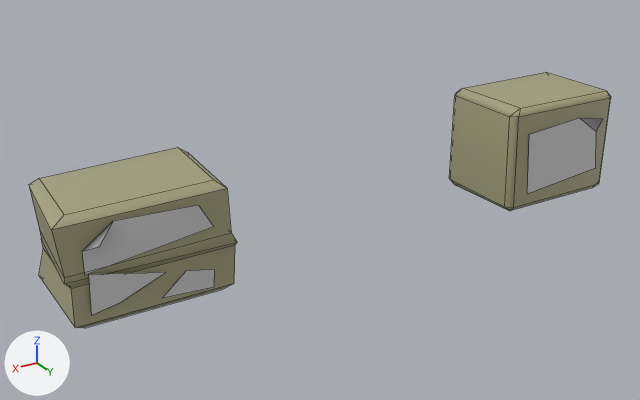
The FBX model Assets/Art/Models/Items/Functional/Containers/Object/CardboardBoxes.fbx, before and after one commit.
The view is the same before and after, from a 50 mm lens placed at (1.476, 1.482, 0.834), pointed at (0.585, -0.004, 0.091). Every picture has the same lights, and +X, +Y and +Z are marked at lower left. Mesh edges are drawn as thin lines. Where no turn or scale is listed for an object, it has been applied to the vertices. Vertices at the same position are counted once.

Script lines for the objects in view, before the commit:
```python
mat_palette05 = principled_material('Palette05')
mat_palette05.texture = img_palette05_png  # with its transparency
me_mesh = bpy.data.meshes.new('Mesh')
me_mesh.from_pydata(...)  # 30 vertices, 28 faces; spans x -0.156..0.158, y -0.111..0.128, z -0.002..0.249
me_mesh.materials.append(mat_palette05)  # picture img_palette05_png
me_mesh_001 = bpy.data.meshes.new('Mesh.001')
me_mesh_001.from_pydata(...)  # 42 vertices, 30 faces; spans x -0.17..0.17, y -0.119..0.172, z -0.002..0.238
me_mesh_001.materials.append(mat_palette05)  # picture img_palette05_png
ob_cardboard_box = bpy.data.objects.new('Cardboard_Box', me_mesh)
ob_cardboard_box.location = (0.0, 0.0, 0.0)
ob_cardboard_box_damaged = bpy.data.objects.new('Cardboard_Box_Damaged', me_mesh_001)
ob_cardboard_box_damaged.location = (1.0, 0.0, 0.0)
```
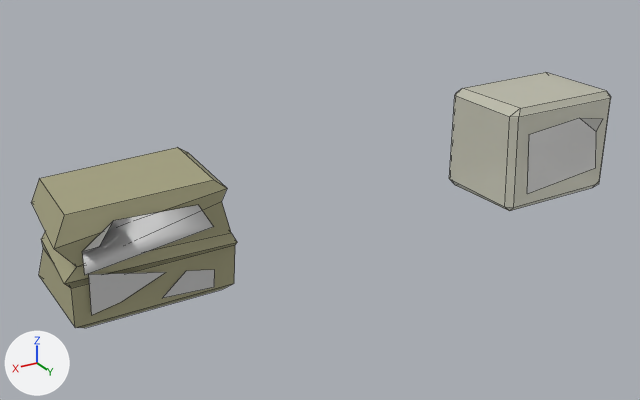
Where the newer file only moved an object's origin or applied its transform, the numbers keep the older frame.

Pixel boxes (x1, y1, x2, y2) of what changed, in the pictures (640 x 400 px; the box of a moved part takes in the faces that stretch with it):
'Cardboard_Box_Damaged', reshaped: before (29, 147, 237, 328); after (31, 147, 237, 328)
'Cardboard_Box', surface changed, recoloured (yellow to grey): (449, 72, 611, 211) in both
part 1 of me_mesh_001, moved or reshaped: before (29, 178, 237, 283); after (31, 178, 237, 283)

The change in detail:
Picture 'Palette05.png' (img_palette05_png) is now built by load_image('Palette05.png', '../../../../../Textures/Palette05.png', 256, 256, 'Non-Color') instead of load_image('Palette05.png', '../../../../../Textures/Palette05.png', 256, 256, 'sRGB').
Picture 'Palette05.png.001' (img_palette05_png_001) is new.
Material 'Palette05' (mat_palette05) changes its picture from img_palette05_png to img_palette05_png_001.
In material 'Palette05' (mat_palette05), roughness goes from 0.5 to 0.482.
Material 'Palette05.010' (mat_palette05_010) is new.
Uses the picture img_palette05_png.
me_mesh_001 is used by ob_cardboard_box_damaged; location (1.0, 0.0, 0.0).
me_mesh_001 had 42 vertices, 30 faces and spanned x -0.17..0.17, y -0.119..0.172, z -0.002..0.238.
me_mesh_001 now has 44 vertices, 33 faces and spans x -0.17..0.17, y -0.118..0.172, z -0.002..0.238.
Part 1, on me_mesh_001:
2 vertices are removed from x 0.143..0.159, y -0.119..0.104, z 0.113.
7 faces are deleted.
2 vertices move from x 0.151..0.17, y -0.118..0.1, z 0.204..0.205 to x 0.151..0.17, y -0.118..0.1, z 0.169..0.17.
4 vertices are added at (0.135, 0.102, 0.127), (0.118, -0.118, 0.127), (-0.147, -0.093, 0.198), (-0.13, 0.126, 0.199).
10 new faces join them.
me_mesh has 30 vertices, 28 faces and spans x -0.156..0.158, y -0.111..0.128, z -0.002..0.249.
me_mesh no longer uses material mat_palette05 (picture img_palette05_png).
me_mesh now uses material mat_palette05_010.
